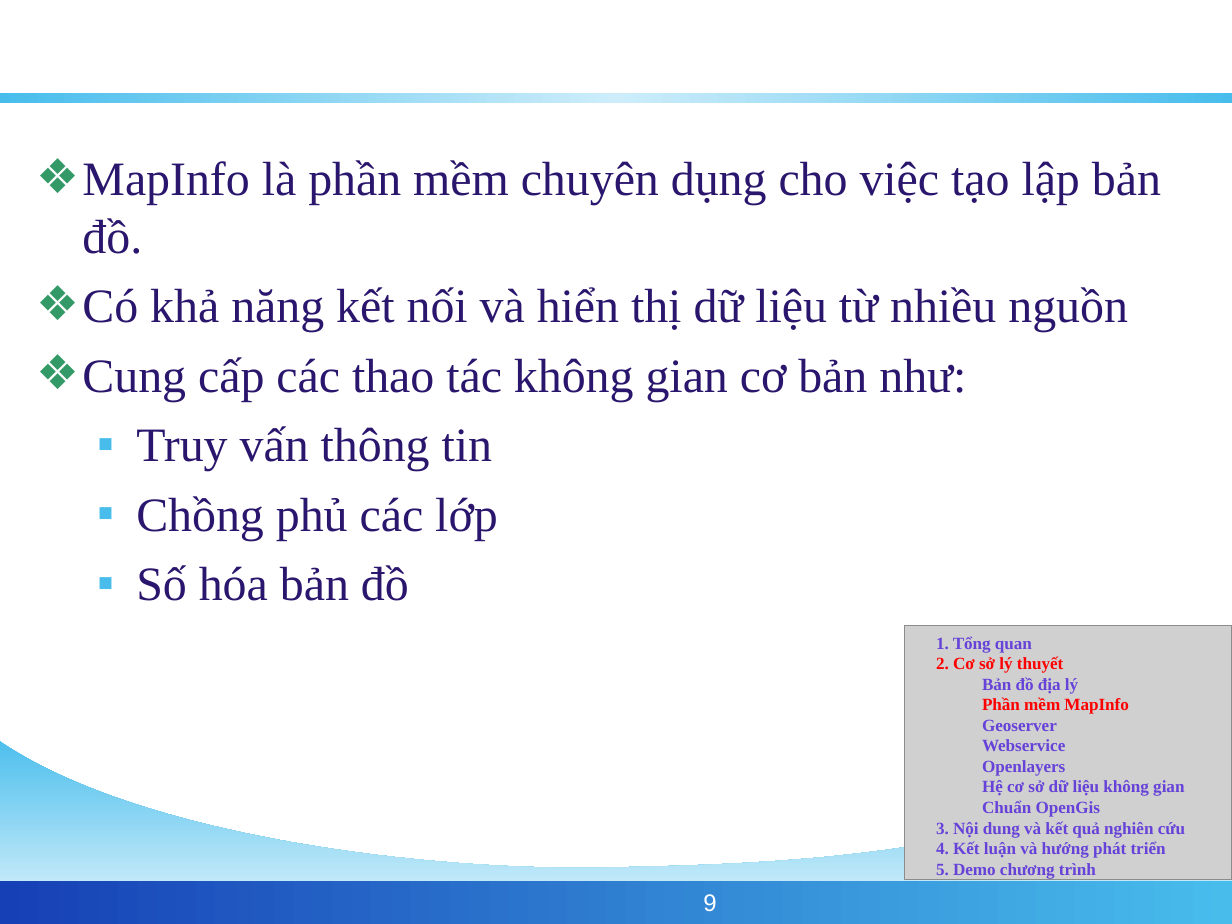
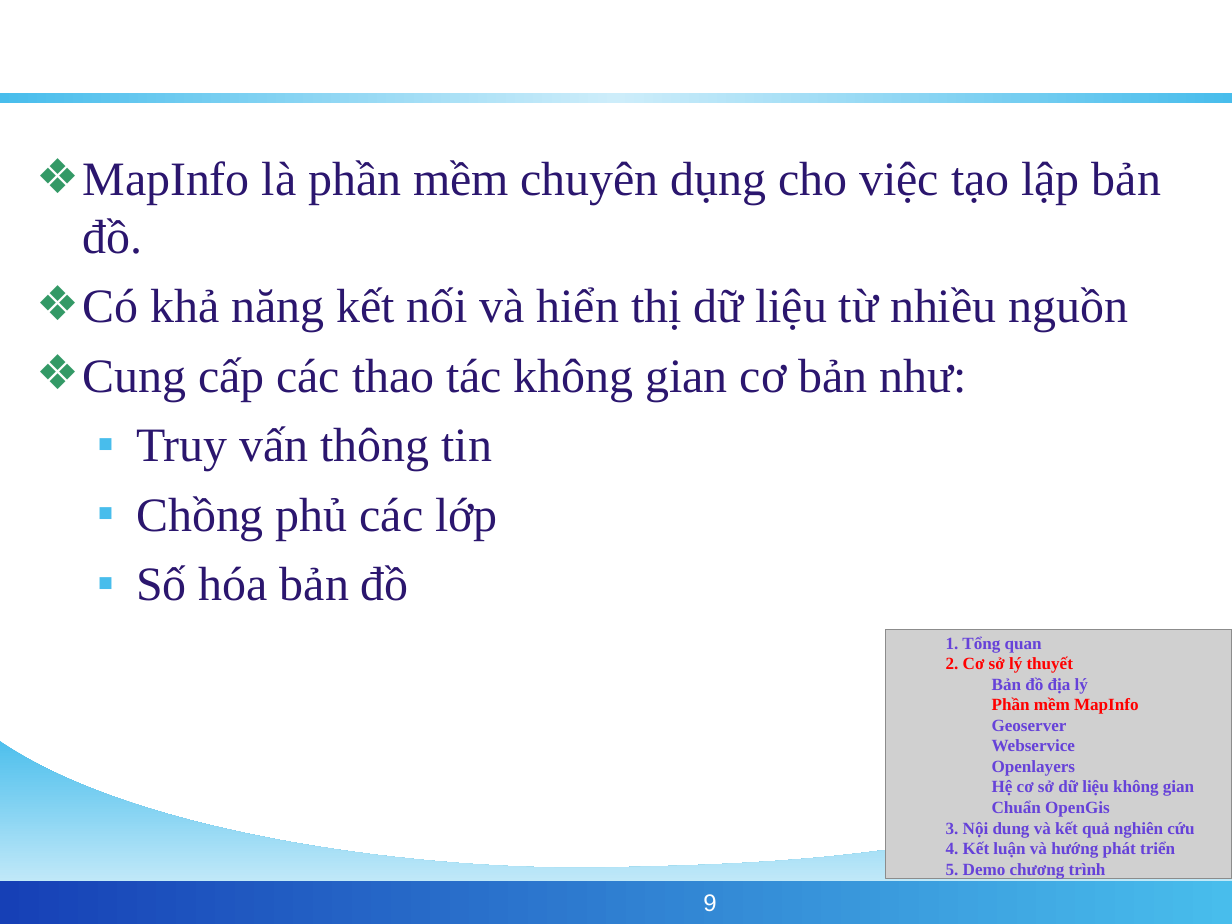
Before and after one commit to phamngsinh/cantho-webgis, a slide deck: slide 9 of Document/Bao Cao/BaoCaoLuanVan.ppt. Drawn at 1232x924 pixels with LibreOffice and Linux fonts; fonts in the diff are those of the drawing; grey boxes stand for pictures; background and template pictures are left out. Boxes give left, top, right and bottom in pixels: in the first picture for what was removed or moved away, otherwise in the second. Text is boxed around its words. In the diff, an @@ line names an element or a change of style, - is before the commit and + after.

```diff
--- a/Document/Bao Cao/BaoCaoLuanVan.ppt
+++ b/Document/Bao Cao/BaoCaoLuanVan.ppt
@@ text "1. Tổng quan" moved from (x1=936, y1=636, x2=1185, y2=858) to (x1=946, y1=636, x2=1194, y2=858) @@
@@ picture resized from (x1=904, y1=626, x2=1232, y2=880) to (x1=886, y1=630, x2=1232, y2=878) @@
```
Also in this commit, not shown: 21 other slides changed.
